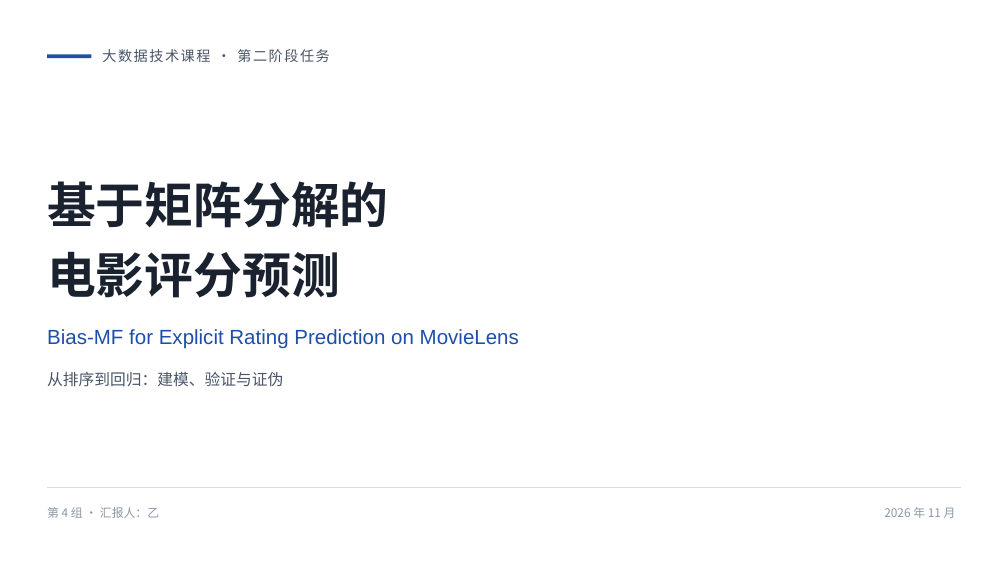
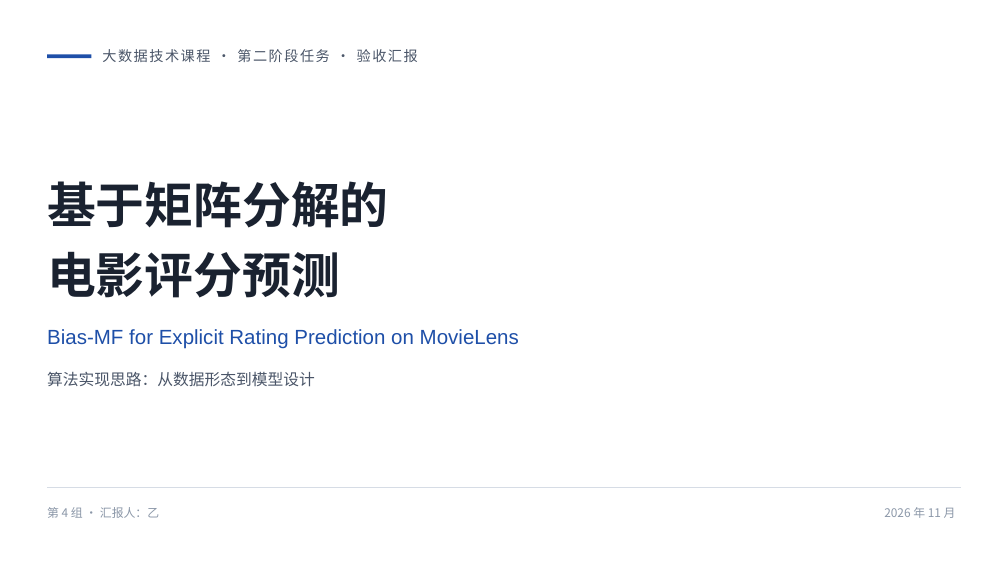
Before and after one commit to happytt-maker/movie, a slide deck: slide 1 of rating_prediction/docs/答辩PPT.pptx. Drawn at 1008x567 pixels with LibreOffice and Linux fonts; fonts in the diff are those of the drawing. Boxes give left, top, right and bottom in pixels: in the first picture for what was removed or moved away, otherwise in the second. Text is boxed around its words. In the diff, an @@ line names an element or a change of style, - is before the commit and + after.

Commit message:
refactor: 按老师验收要求调整交付物
老师明确要求两点：预测表发邮件验收、PPT 汇报算法实现思路。据此调整：

1. 提交表预测列 pred_rating 改名为 rating，与原始 ratings.csv 的评分列同名，
   避免验收脚本按 rating 读列时报错；前三列仍与 test_pairs.csv 逐行一致。

2. 答辩 PPT 由 12 页重构为 15 页，主线从「研究叙事」改为「算法实现思路」：
   新增整体流程（六步流水线）、算法选型（为什么是 Bias-MF）、
   超参数与依据（8 项逐条给理由）、稀疏用户对策（那 65% 的行怎么算）四页；
   原「零初始化」与「门控证伪」两页压缩为注记，避免整页讲废弃方案。

3. 修正三处数字：训练耗时由「单轮 5 分钟」改为实测 33 秒／轮、三 seed 10 分钟
   （原值把 10 轮总耗时误当成单轮）；参数规模 2.8 亿改为 3,693 万；
   模型页「400 万用户」改为 40.2 万。

4. 新增 提交说明.md：列结构、方法概要、精度口径、复现命令。

```diff
--- a/rating_prediction/docs/答辩PPT.pptx
+++ b/rating_prediction/docs/答辩PPT.pptx
@@ text at (102, 49, 418, 62): text changed @@
-大数据技术课程 · 第二阶段任务
+大数据技术课程 · 第二阶段任务 · 验收汇报
@@ text at (47, 371, 315, 387): text changed @@
-从排序到回归：建模、验证与证伪
+算法实现思路：从数据形态到模型设计
```
Also in this commit, not shown: 7 other slides changed, 6 slides added, 3 slides removed, 5 other files.
